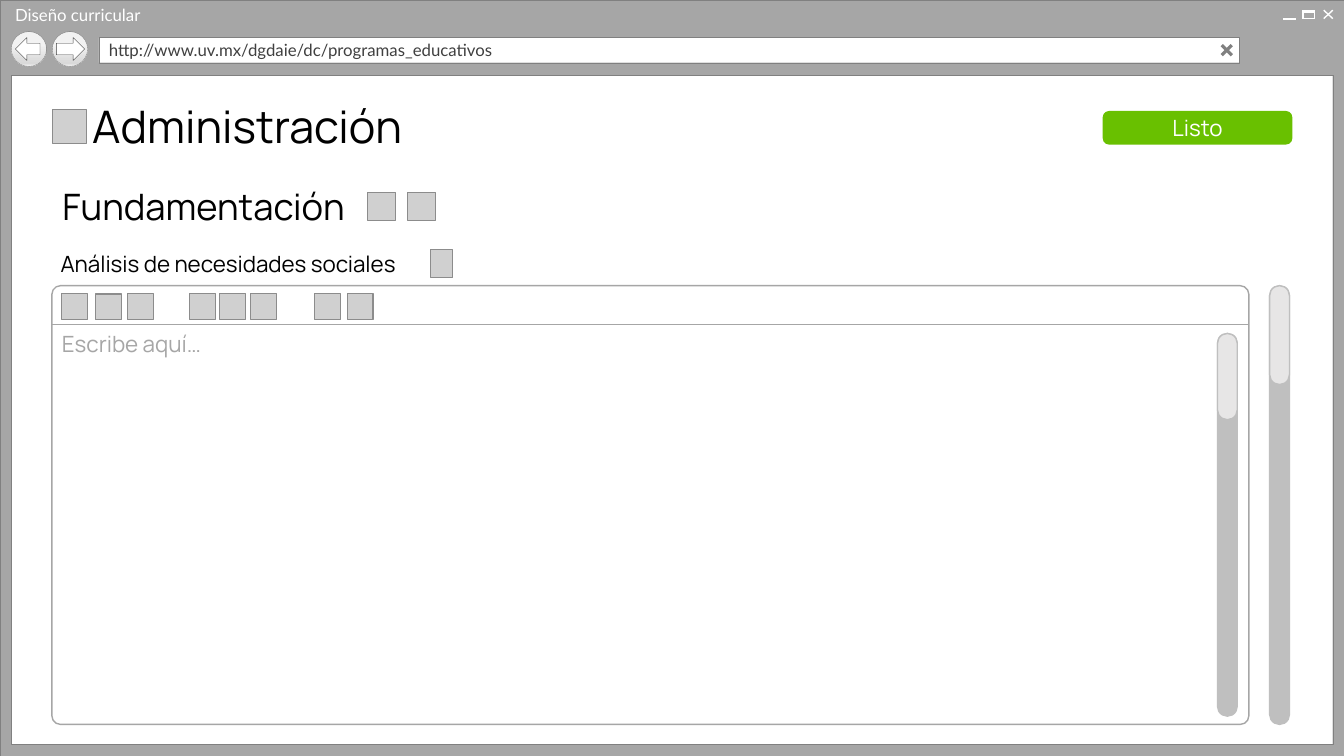
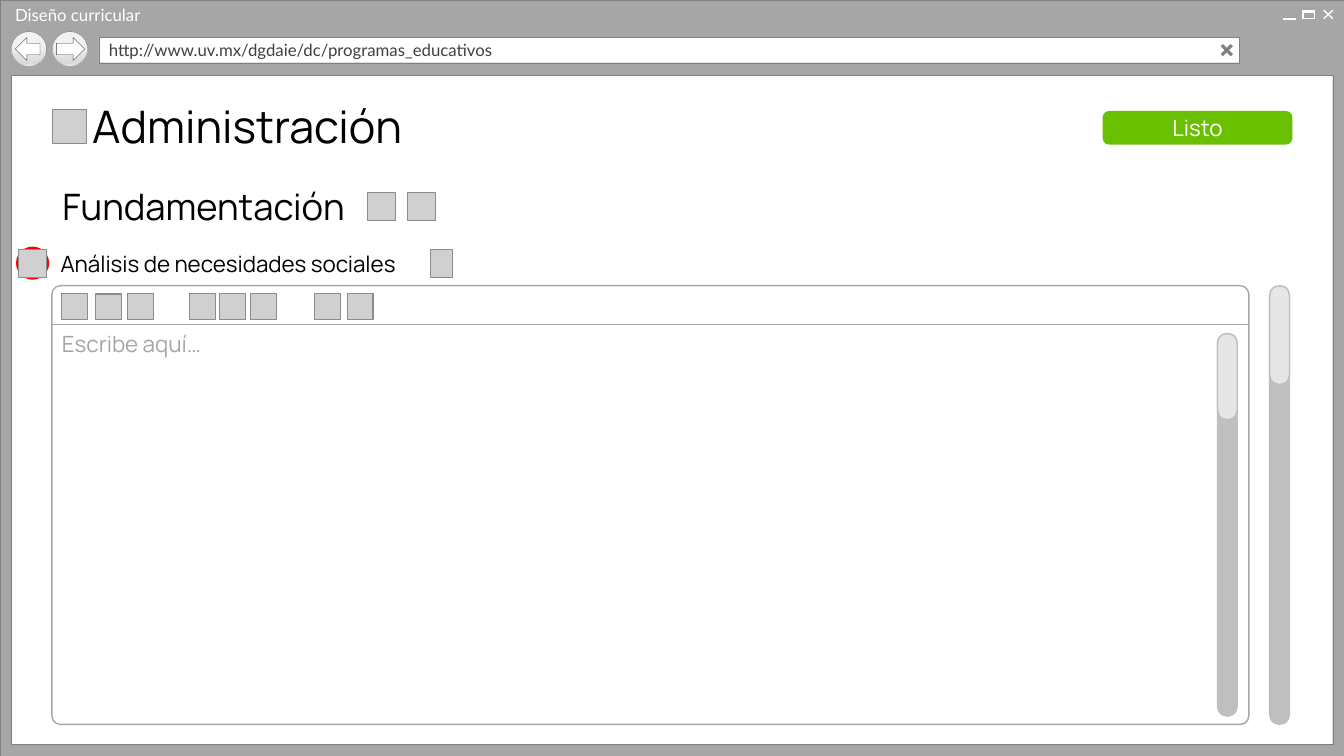
Before and after one commit to Senzho/DISENO_CURRICULAR_SS_05_2019, a slide deck: slide 20 of Diseño/Prototipos V2.pptx (slide 21 before the commit). Drawn at 1344x756 pixels with LibreOffice and Linux fonts; fonts in the diff are those of the drawing; grey boxes stand for pictures; background and template pictures are left out. Boxes give left, top, right and bottom in pixels: in the first picture for what was removed or moved away, otherwise in the second. Text is boxed around its words. In the diff, an @@ line names an element or a change of style, - is before the commit and + after.

```diff
--- a/Diseño/Prototipos V2.pptx
+++ b/Diseño/Prototipos V2.pptx
@@ ellipse added at bbox=[17, 247, 48, 278], fill #FF0000, outline #FF0000 1 pt @@
@@ picture added at bbox=[19, 250, 47, 278] @@
```
Also in this commit, not shown: 4 other slides changed.
